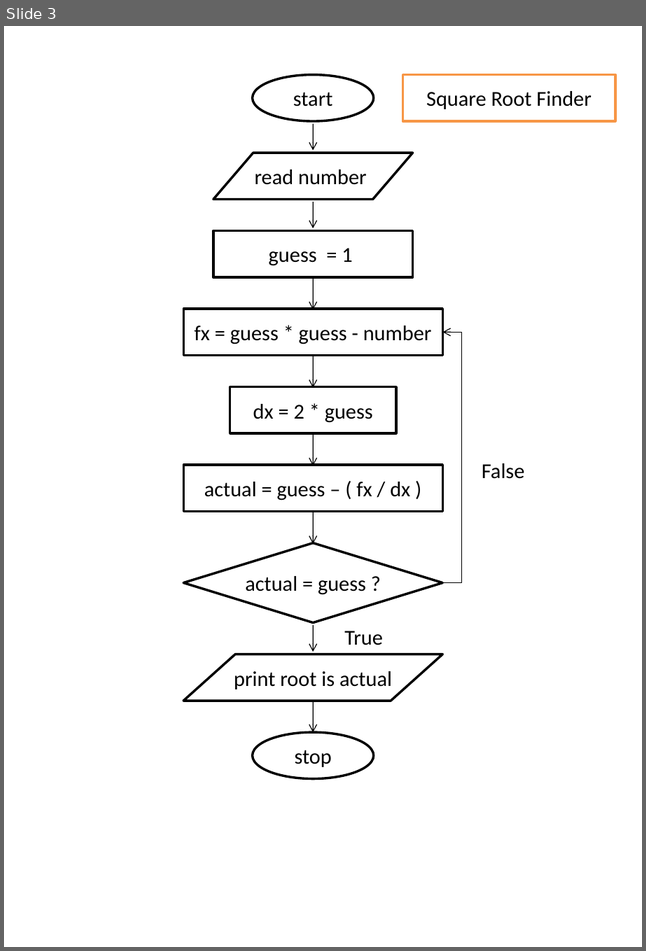
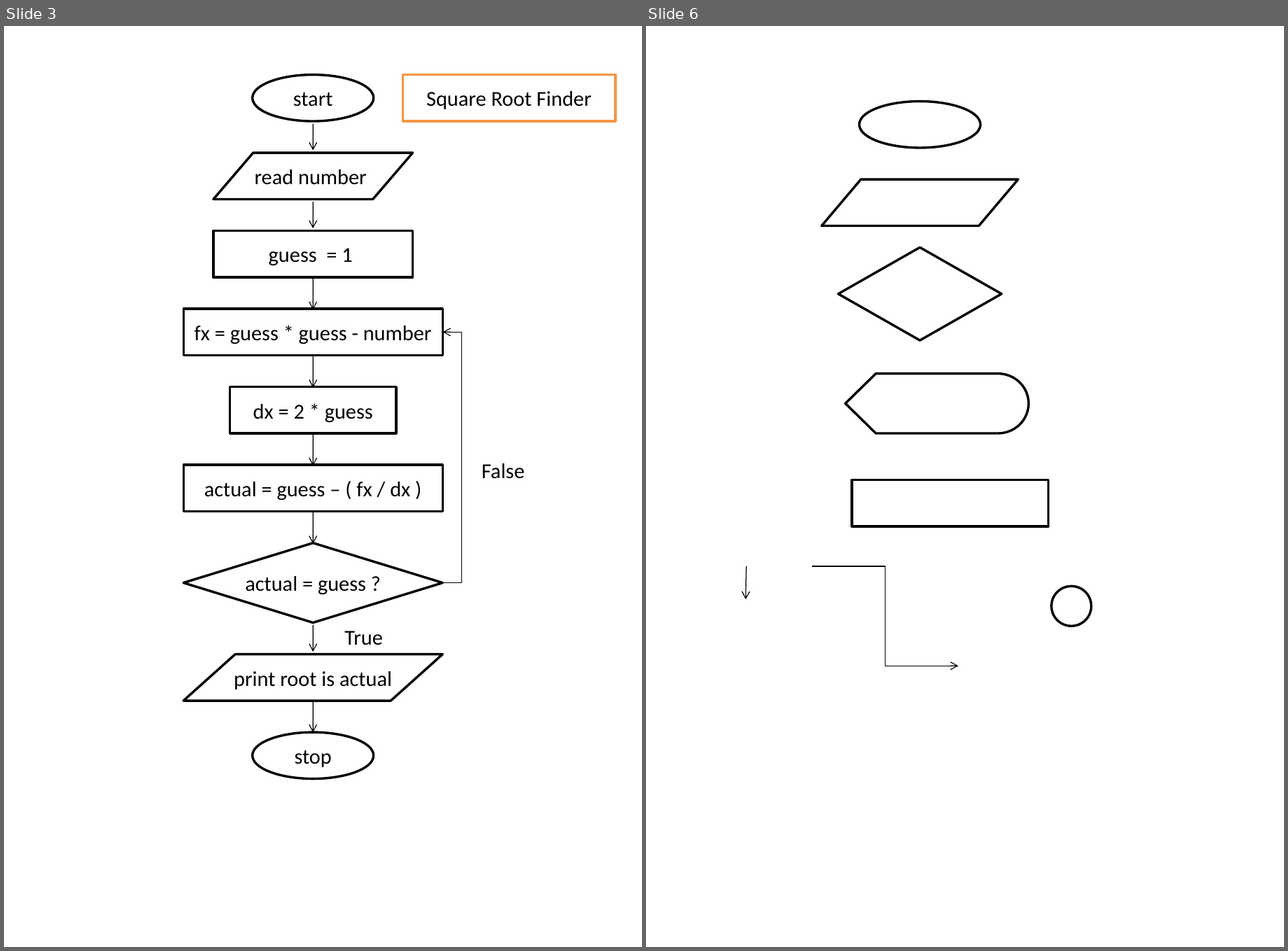
Before and after one commit to rajasekaran36/GE8151-Problem-Solving-and-Python-Programming, a slide deck: Slides/Unit 1/Flow-Charts.pptx. Shown side by side, each under a label of ours: slide 3 before the commit, slides 3 and 6 after it; the slides between them are not shown. The pictures are 646x951 and 1288x951 pixels, drawn with LibreOffice and Linux fonts; fonts in the diff are those of the drawing. Boxes give left, top, right and bottom in pixels: in the first picture for what was removed or moved away, otherwise in the second. Text is boxed around its words. In the diff, an @@ line names an element or a change of style, - is before the commit and + after.

```diff
--- a/Slides/Unit 1/Flow-Charts.pptx
+++ b/Slides/Unit 1/Flow-Charts.pptx
@@ slide 6 added at <box>646,26,1284,947</box>, background #FFFFFF @@
@@ ellipse added at <box>860,102,981,148</box>, fill #FFFFFF, outline #000000 2 pt @@
@@ flow chart input output added at <box>821,179,1018,226</box>, fill #FFFFFF, outline #000000 2 pt @@
@@ diamond added at <box>838,247,1002,340</box>, fill #FFFFFF, outline #000000 2 pt @@
@@ flow chart display added at <box>845,374,1028,433</box>, fill #FFFFFF, outline #000000 2 pt @@
@@ rectangle added at <box>852,480,1048,526</box>, fill #FFFFFF, outline #000000 2 pt @@
@@ arrow added from (746, 566) to (745, 599), #000000 0.75 pt @@
@@ elbow arrow added from (812, 566) to (958, 666), #000000 0.75 pt @@
@@ ellipse added at <box>1051,586,1091,627</box>, fill #FFFFFF, outline #000000 2 pt @@
```
Also in this commit, not shown: 1 slide changed, 3 other slides added, 8 other files.
